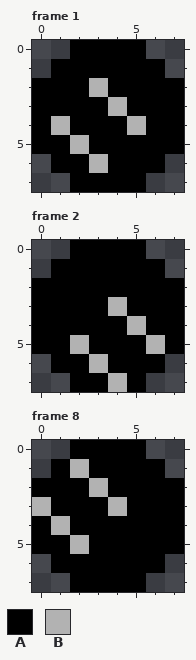
Two states of a pixel-art file, Assets/Sprites/bomb.ase. Above: the version before the commit.
8x8 pixels, 8 frames. Shown: frame 1, frame 2, frame 8. The commit also changed other frames, which this record leaves out.
Palette (. is transparent): A #000000  B #b2b2b2
Pixels before, frame 1, first column x 0:
0 ..AAAA..
1 .AAAAAA.
2 AAABAAAA
3 AAAABAAA
4 ABAAABAA
5 AABAAAAA
6 .AABAAA.
7 ..AAAA..
Pixels before, frame 2, first column x 0:
0 ..AAAA..
1 .AAAAAA.
2 AAAAAAAA
3 AAAABAAA
4 AAAAABAA
5 AABAAABA
6 .AABAAA.
7 ..AABA..
Pixels before, frame 8, first column x 0:
0 ..AAAA..
1 .ABAAAA.
2 AAABAAAA
3 BAAABAAA
4 ABAAAAAA
5 AABAAAAA
6 .AAAAAA.
7 ..AAAA..
After:
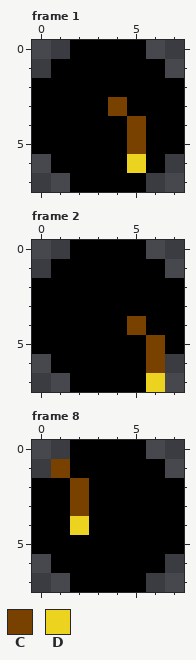
Colours new in this view: C #794100  D #ebd320
The edit:
layer "Layer 2" added
layer "Layer 4" added
layer "Layer 1" removed
Frame 1, layers "Layer 4", "Layer 2":
Colour B gives way to colour A in row 2 at x 3; in row 4 at x 1; in row 5 at x 2; in row 6 at x 3.
Colour A gives way to colour C in row 5 at x 5.
Colour B gives way to colour C in row 3 at x 4; in row 4 at x 5.
Colour A gives way to colour D in row 6 at x 5.
Frame 2, layers "Layer 4", "Layer 2":
Colour B gives way to colour A in row 3 at x 4; in row 5 at x 2; in row 6 at x 3; in row 7 at x 4.
Colour A gives way to colour C in row 6 at x 6.
Colour B gives way to colour C in row 4 at x 5; in row 5 at x 6.
The edit adds colour D in row 7 at x 6.
Frame 8, layers "Layer 4", "Layer 2":
Colour B gives way to colour A in row 1 at x 2; in row 2 at x 3; in row 3 at x 0 and 4; in row 4 at x 1; in row 5 at x 2.
Colour A gives way to colour C in row 1 at x 1; in rows 2 to 3 at x 2.
Colour A gives way to colour D in row 4 at x 2.
